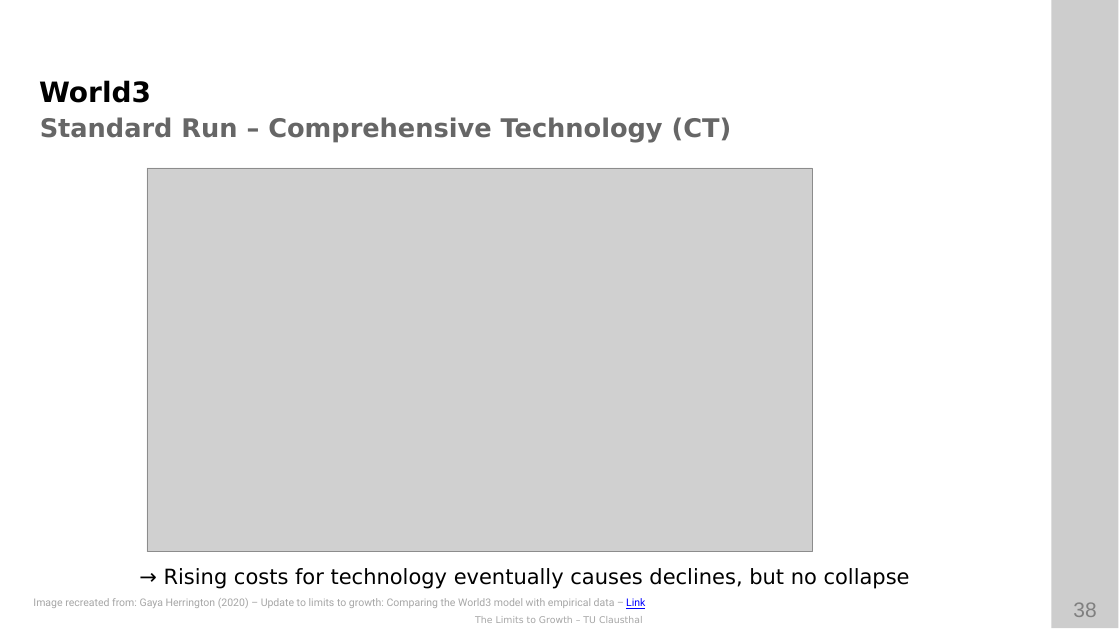
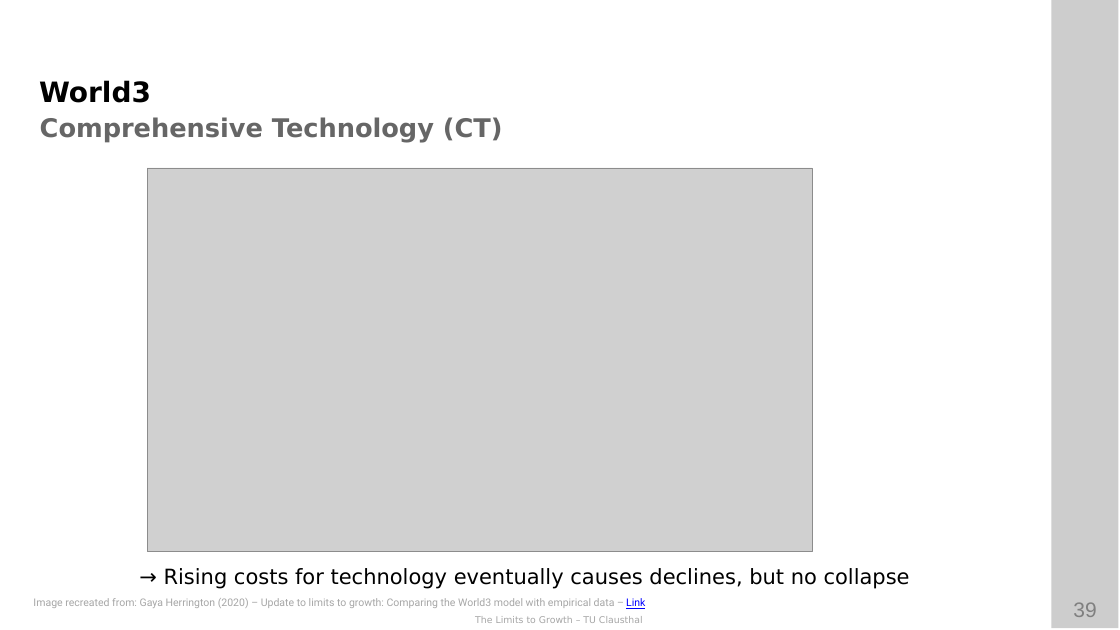
Before and after one commit to ETCE-LAB/teaching-material, a slide deck: slide 39 of The-Limits-to-Growth/LTG-L06-World3.pptx (slide 38 before the commit). Drawn at 1120x630 pixels with LibreOffice and Linux fonts; fonts in the diff are those of the drawing; grey boxes stand for pictures; background and template pictures are left out. Boxes give left, top, right and bottom in pixels: in the first picture for what was removed or moved away, otherwise in the second. Text is boxed around its words. In the diff, an @@ line names an element or a change of style, - is before the commit and + after.

```diff
--- a/The-Limits-to-Growth/LTG-L06-World3.pptx
+++ b/The-Limits-to-Growth/LTG-L06-World3.pptx
@@ text at (40,117,503,143): text changed @@
-Standard Run – Comprehensive Technology (CT)
+Comprehensive Technology (CT)
@@ page number at (1073,602,1096,617): text changed @@
-38
+39
```
Also in this commit, not shown: 6 other slides changed, 1 slide added, 1 other file.
